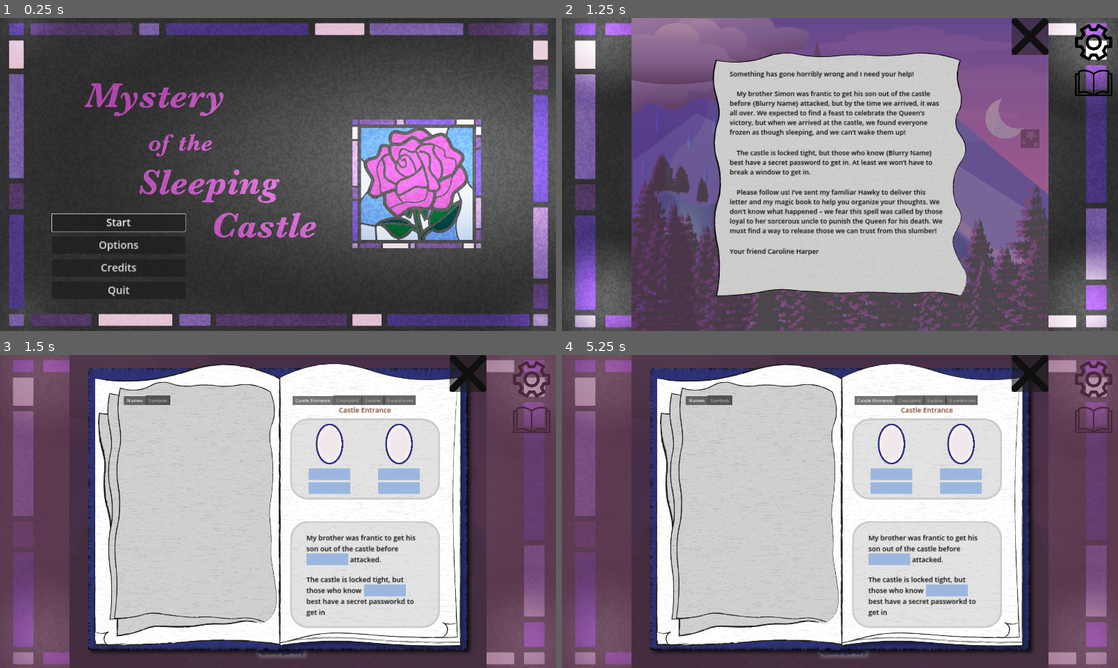
Above: before the commit, frames 1-4 (two rows, left to right).
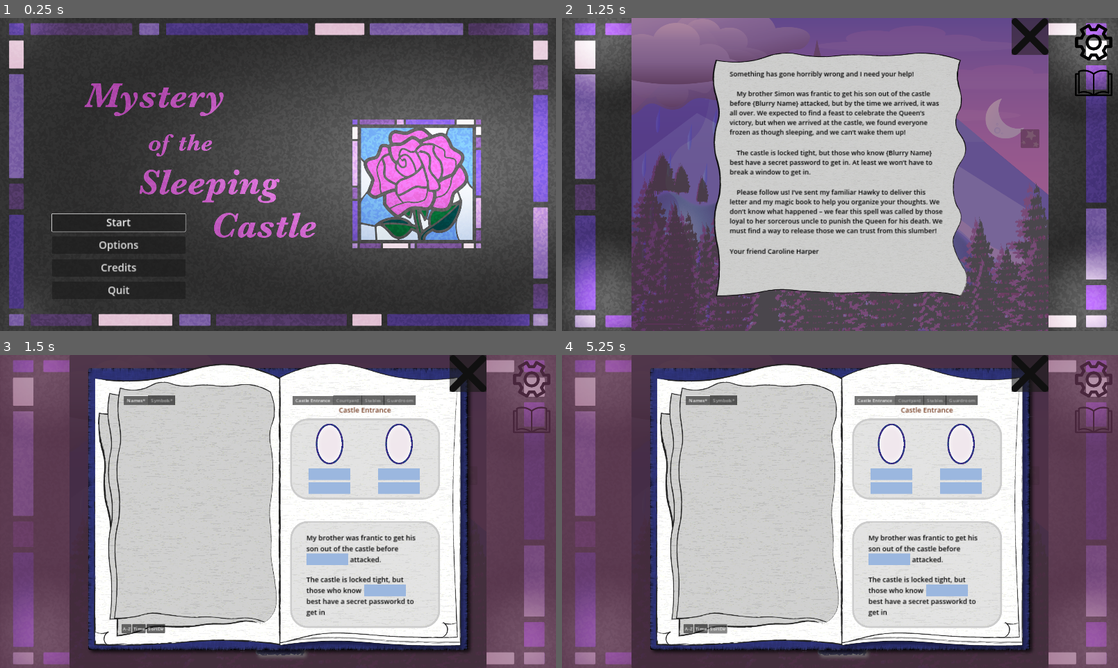
Above: after the commit, the same moments.

Repository: hwfwalton/SleepingCastleAlpha
Game: Godot game, scene res://root.tscn
Same seed, same stepped clock (60 frames per second), same inputs: the game is played once before the commit and once after it.
Inputs (mouse positions are in pixels of both pictures, inside the frame that each line leads up to):
- Up to frame 1 (0.25 s): no input
- Up to frame 2 (1.25 s): click "Start" at 0.5 s
- Up to frame 3 (1.5 s): click (533, 420) at 1.25 s
- Up to frame 4 (5.25 s): click (689, 627) at 2 s, where only the run after the commit has a clickable "A-Z"; click (701, 627) at 2.75 s, where only the run after the commit has a clickable "Time"; click (784, 555) at 3.5 s; click (639, 661) at 4.25 s; click (717, 627) at 5 s, where only the run after the commit has a clickable "SortDir"

Frames 1-2 are identical in both runs. In frame 3, 0.3% of the frame differs, in the area x 21-32%, y 12-89%; in frame 4, 0.3%, in the area x 21-32%, y 12-90%.

Commit message:
Use new CluePageTemplate scenes in BookView

Diff:
--- a/BookView/book_view.gd
+++ b/BookView/book_view.gd
@@ -10,8 +10,8 @@
 @onready var book_port = $BookViewSubViewportContainer/SubViewport/BookPort
 @onready var clues_tab_container = $BookViewSubViewportContainer/SubViewport/BookPort/PagesContainer/LeftBookMargin/TabContainer_Clues
 @onready var puzzles_tab_container = $BookViewSubViewportContainer/SubViewport/BookPort/PagesContainer/RightBookMargin/TabContainer_Puzzles
-@onready var names_tab = $BookViewSubViewportContainer/SubViewport/BookPort/PagesContainer/LeftBookMargin/TabContainer_Clues/Names
-@onready var symbols_tab = $BookViewSubViewportContainer/SubViewport/BookPort/PagesContainer/LeftBookMargin/TabContainer_Clues/Symbols
+@onready var name_clues: BookViewCluesPage = $BookViewSubViewportContainer/SubViewport/BookPort/PagesContainer/LeftBookMargin/TabContainer_Clues/Names
+@onready var symbol_clues: BookViewCluesPage = $BookViewSubViewportContainer/SubViewport/BookPort/PagesContainer/LeftBookMargin/TabContainer_Clues/Symbols
 
 @onready var book_last_seen_clue_count_by_idx: Array[int] = player_state.book_last_seen_clue_count_by_idx
 
@@ -21,8 +21,8 @@
 	AudioManager.playBookMusic()
 	book_port.grab_focus()
 
-	_populateTabWithType(ClueItem.CLUE_TYPE.NAME, names_tab, book_view_name_item)
-	_populateTabWithType(ClueItem.CLUE_TYPE.SYMBOL, symbols_tab, book_view_symbol_item)
+	_populateTabWithType(ClueItem.CLUE_TYPE.NAME, name_clues, book_view_name_item)
+	_populateTabWithType(ClueItem.CLUE_TYPE.SYMBOL, symbol_clues, book_view_symbol_item)
 
 	clues_tab_container.current_tab = player_state.book_last_viewed_clue_tab_idx
 	clues_tab_container.tab_changed.connect(_on_clue_tab_change)
@@ -33,13 +33,11 @@
 	_update_has_unseen_items_marks()
 
 
-func _populateTabWithType(clue_type: ClueItem.CLUE_TYPE, tab_node: Control, book_view_clue_item_scene: PackedScene):
+func _populateTabWithType(clue_type: ClueItem.CLUE_TYPE, tab_node: BookViewCluesPage, book_view_clue_item_scene: PackedScene):
 	var found_clue_items_of_type = player_state.getFoundCluesOfType(clue_type)
+	tab_node.set_clues_and_clue_scene(found_clue_items_of_type, book_view_clue_item_scene)
+	tab_node.render_clues()
 
-	found_clue_items_of_type.map(func(found_clue_item: FoundClueItem):
-		var clue_item_node = book_view_clue_item_scene.instantiate().init(found_clue_item)
-		tab_node.add_child(clue_item_node)
-	)
 	tab_node.draw.connect(_on_clue_tab_visible)
 
 
@@ -48,10 +46,7 @@
 
 
 func __update_clue_initial_positions():
-	# clue_node can be BookViewClueItemCombined or SymbolItemCombined
-	clues_tab_container.get_current_tab_control().get_children().map(func(clue_node):
-		clue_node.setInitialPosition()
-	)
+	clues_tab_container.get_current_tab_control().set_clue_items_initial_position()
 
 
 func _update_has_unseen_items_marks():
--- a/BookView/book_view.tscn
+++ b/BookView/book_view.tscn
@@ -1,11 +1,13 @@
-[gd_scene load_steps=9 format=3 uid="uid://dppvl8up7h4br"]
+[gd_scene load_steps=11 format=3 uid="uid://dppvl8up7h4br"]
 
 [ext_resource type="Script" path="res://BookView/book_view.gd" id="1_qo7gd"]
 [ext_resource type="Resource" uid="uid://d1ymuglidjrr0" path="res://resources/player_state.tres" id="2_dv4bw"]
 [ext_resource type="Texture2D" uid="uid://civmffyad70rv" path="res://assets/close_128.png" id="3_5nm8o"]
 [ext_resource type="Texture2D" uid="uid://dh722q7rnak78" path="res://assets/book3pagesresized12.21.2230.png" id="3_cbiwx"]
+[ext_resource type="PackedScene" uid="uid://dkcqg5h1m63eg" path="res://BookView/clue_pages/NameClues.tscn" id="4_fcyev"]
 [ext_resource type="PackedScene" uid="uid://cd0qwo0augsda" path="res://BookView/puzzle_pages/puzzle_pages/castle0_page_0.tscn" id="4_rpv8k"]
 [ext_resource type="PackedScene" uid="uid://0lvlbnj150ub" path="res://BookView/puzzle_pages/puzzle_pages/castle1_page_0.tscn" id="5_ppxmw"]
+[ext_resource type="PackedScene" uid="uid://b3xsihd2jjihs" path="res://BookView/clue_pages/SymbolClues.tscn" id="5_ys0xy"]
 [ext_resource type="PackedScene" uid="uid://b81tumioqdgjl" path="res://BookView/puzzle_pages/puzzle_pages/stables_page_0.tscn" id="6_bijfd"]
 [ext_resource type="PackedScene" uid="uid://dv4lqeidsuem1" path="res://BookView/puzzle_pages/puzzle_pages/guardroom_page_0.tscn" id="7_xwycs"]
 
@@ -109,14 +111,12 @@
 mouse_filter = 2
 theme_type_variation = &"ClearPanel"
 
-[node name="Names" type="HFlowContainer" parent="BookViewSubViewportContainer/SubViewport/BookPort/PagesContainer/LeftBookMargin/TabContainer_Clues"]
+[node name="Names" parent="BookViewSubViewportContainer/SubViewport/BookPort/PagesContainer/LeftBookMargin/TabContainer_Clues" instance=ExtResource("4_fcyev")]
 layout_mode = 2
-mouse_filter = 2
 
-[node name="Symbols" type="HFlowContainer" parent="BookViewSubViewportContainer/SubViewport/BookPort/PagesContainer/LeftBookMargin/TabContainer_Clues"]
+[node name="Symbols" parent="BookViewSubViewportContainer/SubViewport/BookPort/PagesContainer/LeftBookMargin/TabContainer_Clues" instance=ExtResource("5_ys0xy")]
 visible = false
 layout_mode = 2
-mouse_filter = 2
 
 [node name="RightBookMargin" type="MarginContainer" parent="BookViewSubViewportContainer/SubViewport/BookPort/PagesContainer"]
 layout_mode = 2
--- /dev/null
+++ b/BookView/clue_pages/NameClues.tscn
@@ -0,0 +1,15 @@
+[gd_scene load_steps=3 format=3 uid="uid://dkcqg5h1m63eg"]
+
+[ext_resource type="PackedScene" uid="uid://wfphpp20gs55" path="res://BookView/clue_pages/CluePageTemplate.tscn" id="1_haai5"]
+
+[sub_resource type="ButtonGroup" id="ButtonGroup_2r2d1"]
+
+[node name="NameClues" instance=ExtResource("1_haai5")]
+player_state_alpha_sort_key = "book_clues_names_sorting_by_alpha"
+player_state_sort_asc_key = "book_clues_names_sorting_asc"
+
+[node name="AlphaSortButton" parent="SortButtons" index="0"]
+button_group = SubResource("ButtonGroup_2r2d1")
+
+[node name="TimeSortButton" parent="SortButtons" index="1"]
+button_group = SubResource("ButtonGroup_2r2d1")
--- /dev/null
+++ b/BookView/clue_pages/SymbolClues.tscn
@@ -0,0 +1,15 @@
+[gd_scene load_steps=3 format=3 uid="uid://b3xsihd2jjihs"]
+
+[ext_resource type="PackedScene" uid="uid://wfphpp20gs55" path="res://BookView/clue_pages/CluePageTemplate.tscn" id="1_t1e8u"]
+
+[sub_resource type="ButtonGroup" id="ButtonGroup_fy0ak"]
+
+[node name="SymbolClues" instance=ExtResource("1_t1e8u")]
+player_state_alpha_sort_key = "book_clues_symbols_sorting_by_alpha"
+player_state_sort_asc_key = "book_clues_symbols_sorting_asc"
+
+[node name="AlphaSortButton" parent="SortButtons" index="0"]
+button_group = SubResource("ButtonGroup_fy0ak")
+
+[node name="TimeSortButton" parent="SortButtons" index="1"]
+button_group = SubResource("ButtonGroup_fy0ak")
--- a/resources/player_state.gd
+++ b/resources/player_state.gd
@@ -19,6 +19,11 @@
 var book_last_viewed_puz_tab_idx: int = 0
 var book_last_viewed_clue_tab_idx: int = 0
 var book_last_seen_clue_count_by_idx: Array[int] = [0,0,0]
+
+var book_clues_names_sorting_by_alpha: bool = false
+var book_clues_symbols_sorting_by_alpha: bool = false
+var book_clues_names_sorting_asc: bool = true
+var book_clues_symbols_sorting_asc: bool = true
 
 var has_seen_welcome_letter = false
 #var has_been_clicked_by_node_path: Dictionary[]
